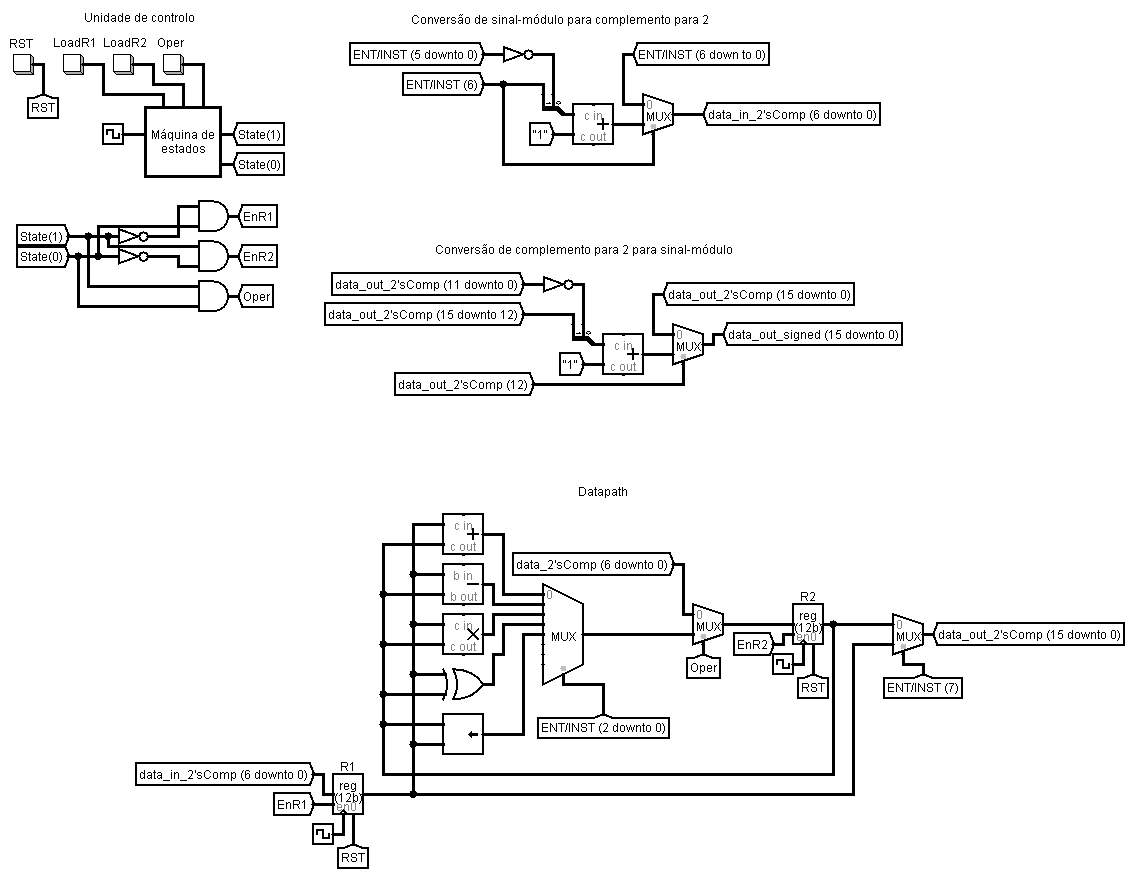
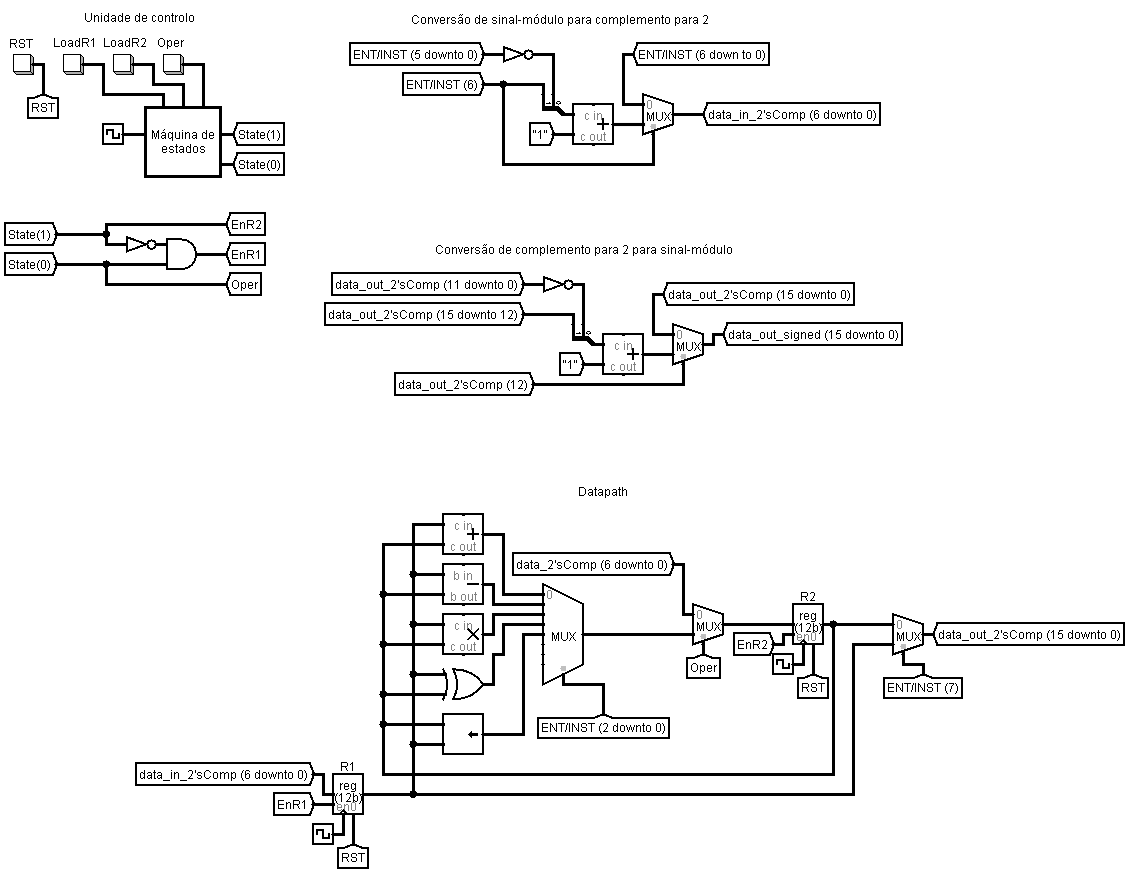
Before/after of a 1129×873 layered artwork. What changed in the layer stack:
removed layer "Layer 2" over <box>13,200,278,312</box>
painted on "Background" over <box>4,200,278,312</box>
